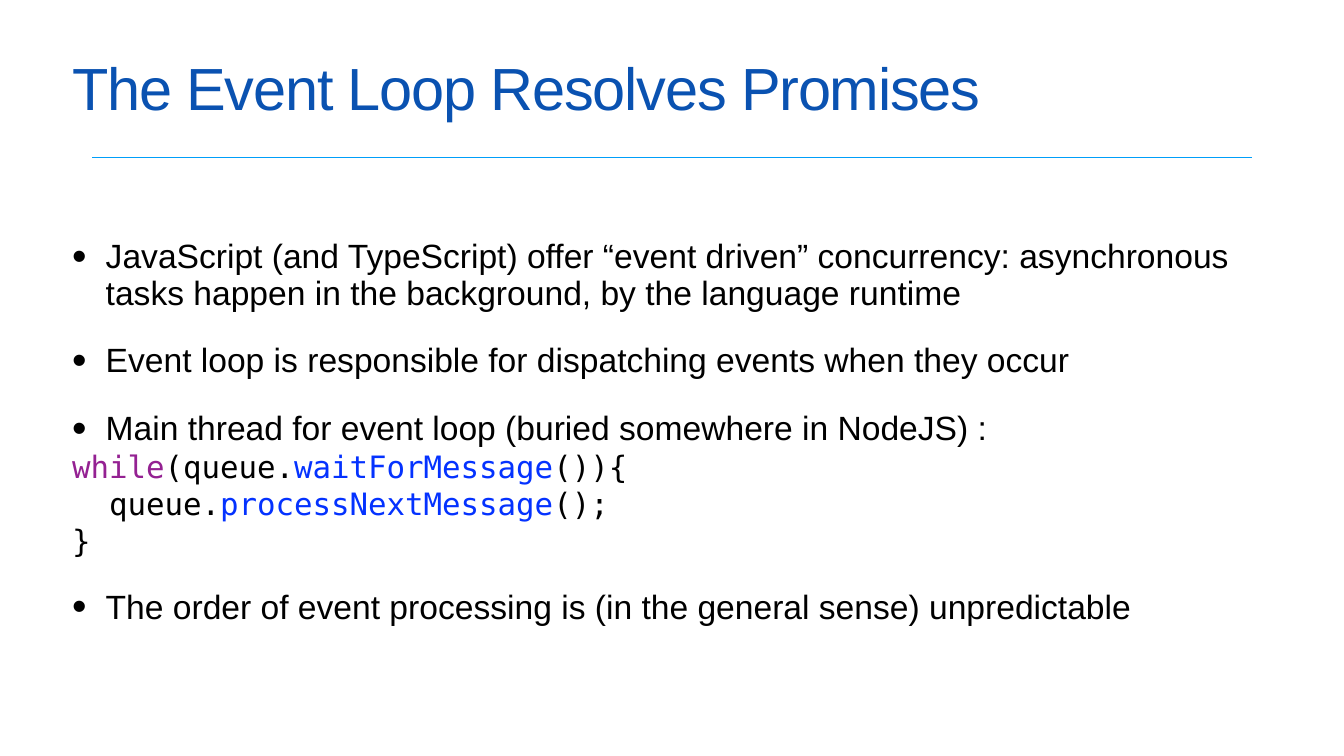
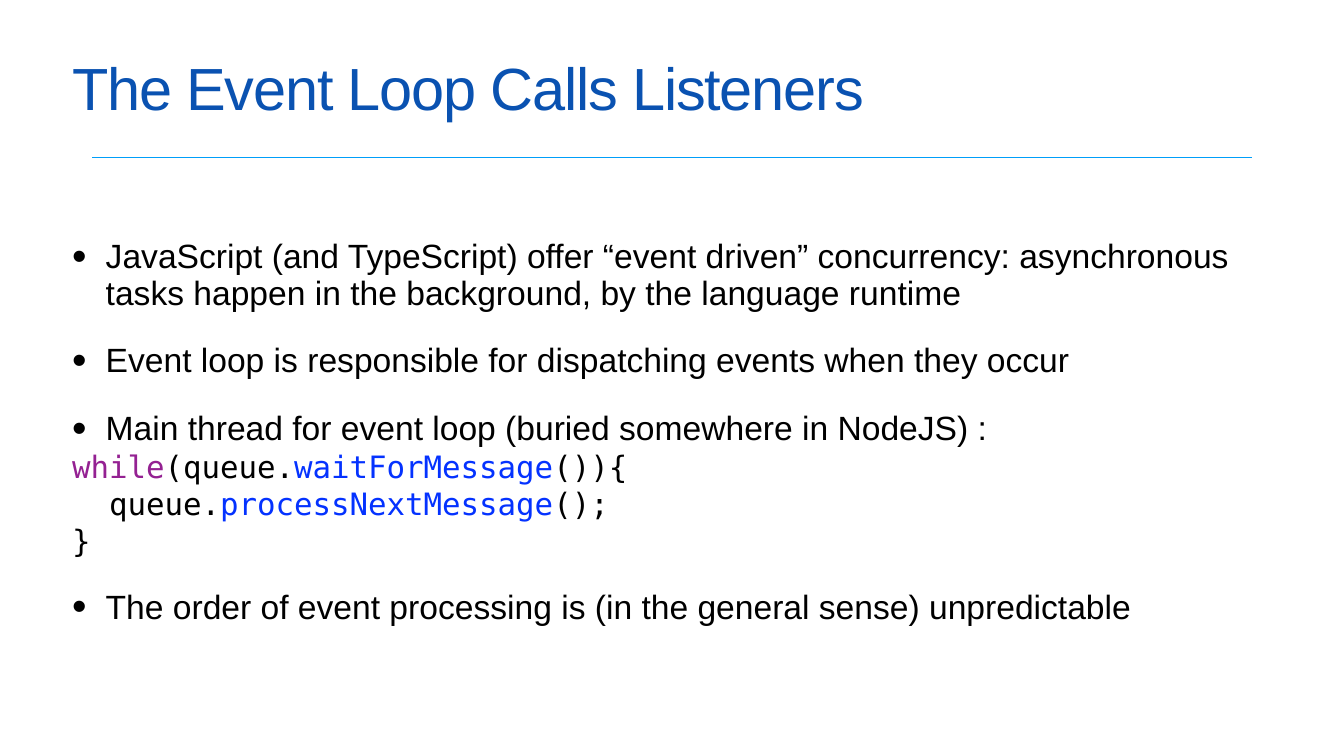
Before and after one commit to neu-se/CS4530-Spring-2022, a slide deck: slide 14 of Slides/Lesson 4.1 Concurrent Programming.pptx (slide 19 before the commit). Drawn at 1344x756 pixels with LibreOffice and Linux fonts; fonts in the diff are those of the drawing. Boxes give left, top, right and bottom in pixels: in the first picture for what was removed or moved away, otherwise in the second. Text is boxed around its words. In the diff, an @@ line names an element or a change of style, - is before the commit and + after.

```diff
--- a/Slides/Lesson 4.1 Concurrent Programming.pptx
+++ b/Slides/Lesson 4.1 Concurrent Programming.pptx
@@ title at <box>72,67,864,121</box>: text changed @@
-The Event Loop Resolves Promises
+The Event Loop Calls Listeners
```
Also in this commit, not shown: 15 other slides changed, 5 slides removed, 1 other file.
